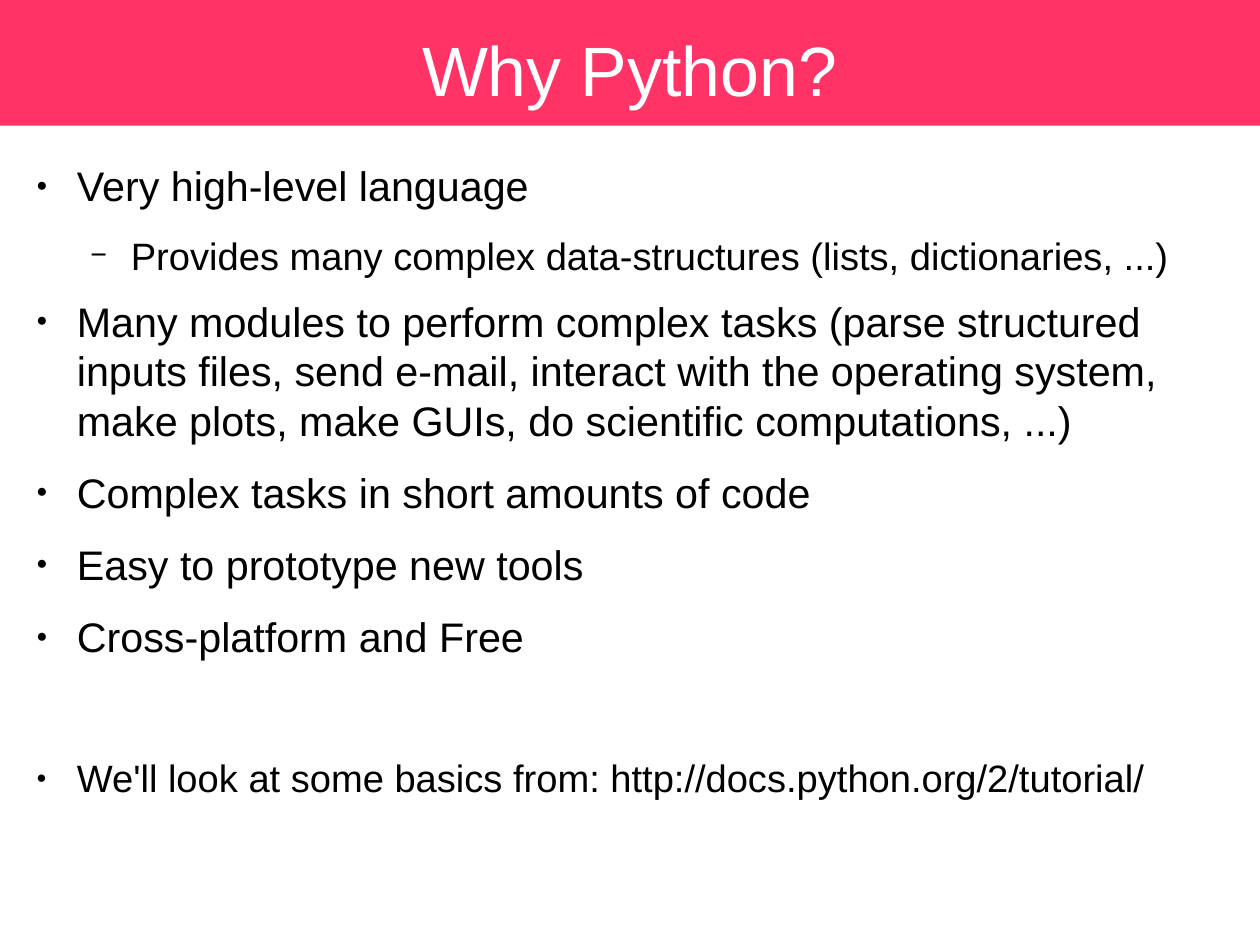
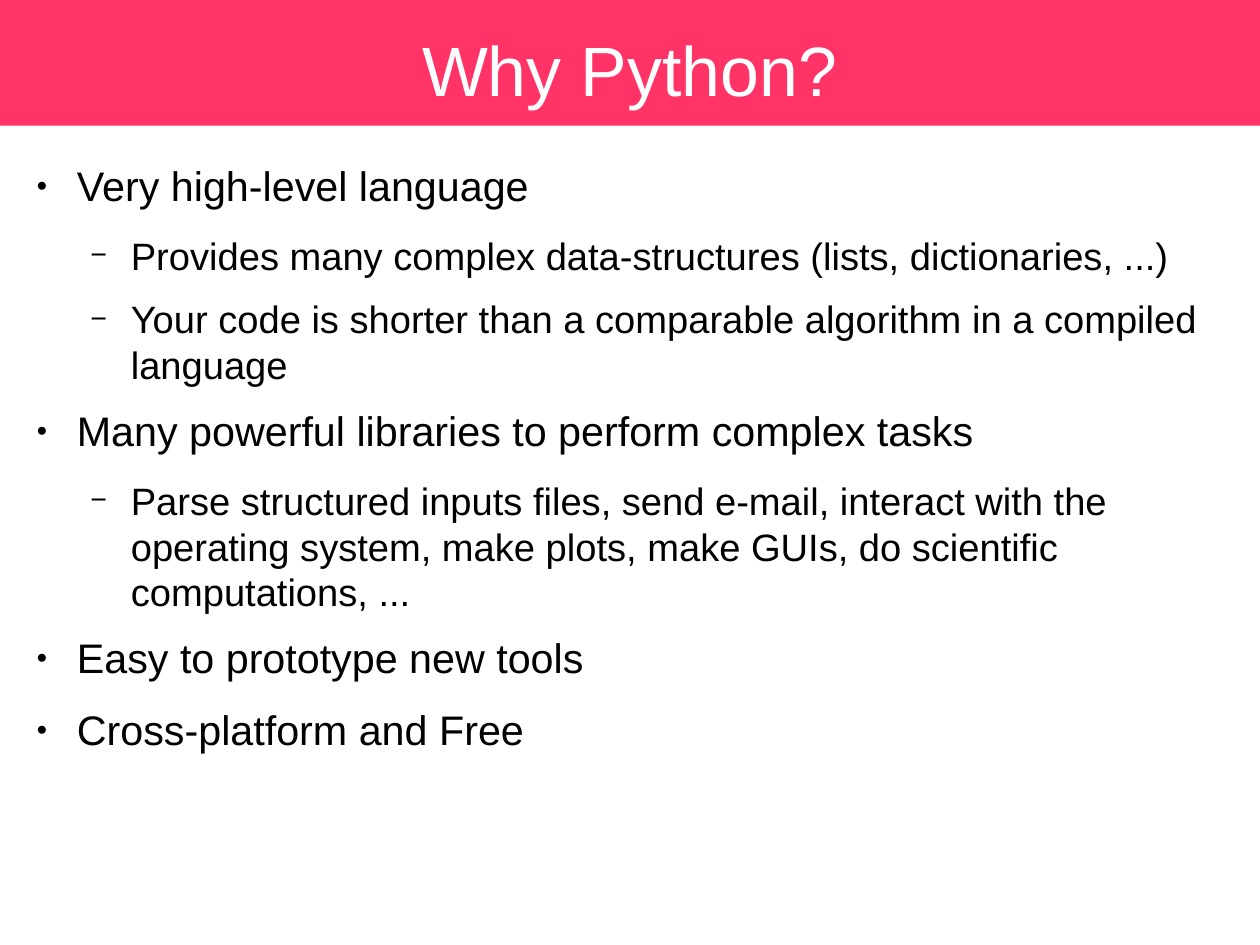
Before and after one commit to sbu-python-class/python-science, a slide deck: slide 3 of lectures/01-python/python.odp (slide 2 before the commit). Drawn at 1260x945 pixels with LibreOffice and Linux fonts; fonts in the diff are those of the drawing. Boxes give left, top, right and bottom in pixels: in the first picture for what was removed or moved away, otherwise in the second. Text is boxed around its words. In the diff, an @@ line names an element or a change of style, - is before the commit and + after.

```diff
--- a/lectures/01-python/python.odp
+++ b/lectures/01-python/python.odp
@@ text at [77,305,1196,614]: text changed; size 26 to 24 pt @@
-● Many modules to perform complex tasks (parse structured inputs files, send e-mail, interact with the operating system, make plots, make GUIs, do scientific computations, ...)
-● Complex tasks in short amounts of code
+  − Your code is shorter than a comparable algorithm in a compiled language
+● Many powerful libraries to perform complex tasks
+  − Parse structured inputs files, send e-mail, interact with the operating system, make plots, make GUIs, do scientific computations, ...
@@ text at [77,764,1143,800]: paragraph removed @@
-● We'll look at some basics from: http://docs.python.org/2/tutorial/
```
Also in this commit, not shown: 8 other slides changed, 9 slides added, 2 slides removed.
